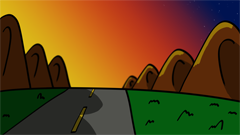
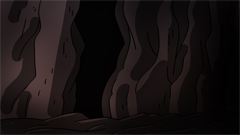
Comparing the layer stacks of the two 240 × 135 images. Changes:
added layer "Layer 4" in group "Artboard 1" over [0, 0, 240, 135]
hid "Layer 1" over [0, 0, 240, 135]
